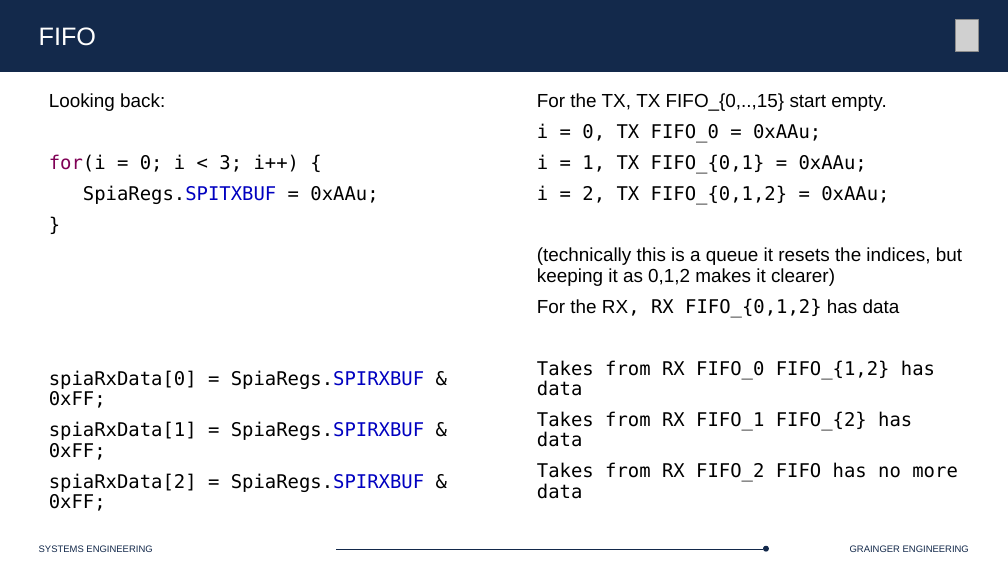
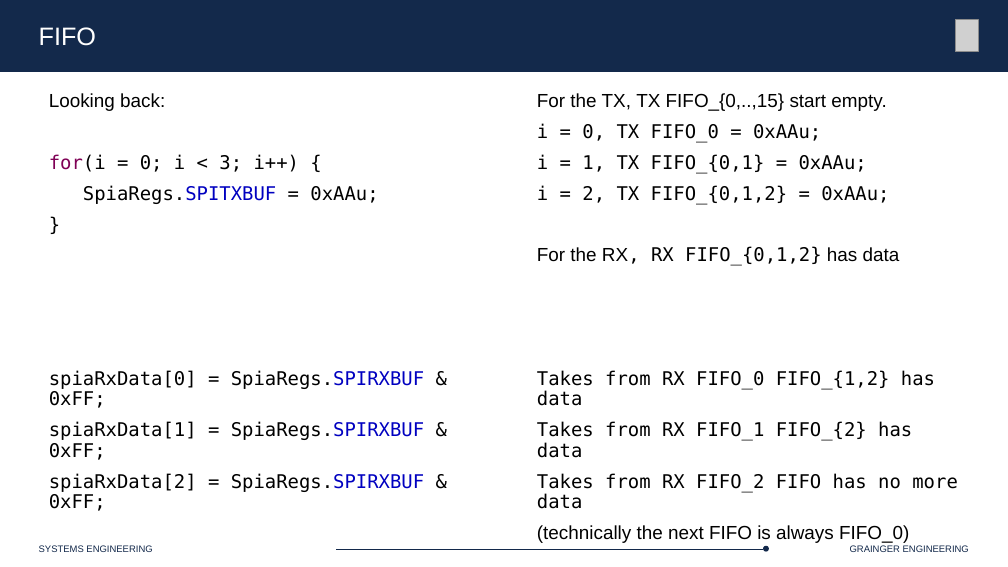
Before and after one commit to Marius-Juston/SE-423---Class-Material, a slide deck: slide 50 of Lectures/Slides/L6.pptx. Drawn at 1008x567 pixels with LibreOffice and Linux fonts; fonts in the diff are those of the drawing; grey boxes stand for pictures. Boxes give left, top, right and bottom in pixels: in the first picture for what was removed or moved away, otherwise in the second. Text is boxed around its words. In the diff, an @@ line names an element or a change of style, - is before the commit and + after.

```diff
--- a/Lectures/Slides/L6.pptx
+++ b/Lectures/Slides/L6.pptx
@@ text at (x1=537, y1=247, x2=962, y2=286): paragraph removed @@
-(technically this is a queue it resets the indices, but keeping it as 0,1,2 makes it clearer)
@@ text at (x1=537, y1=525, x2=909, y2=543): paragraph added @@
+(technically the next FIFO is always FIFO_0)
```
Also in this commit, not shown: 2 other slides changed, 5 slides added.
